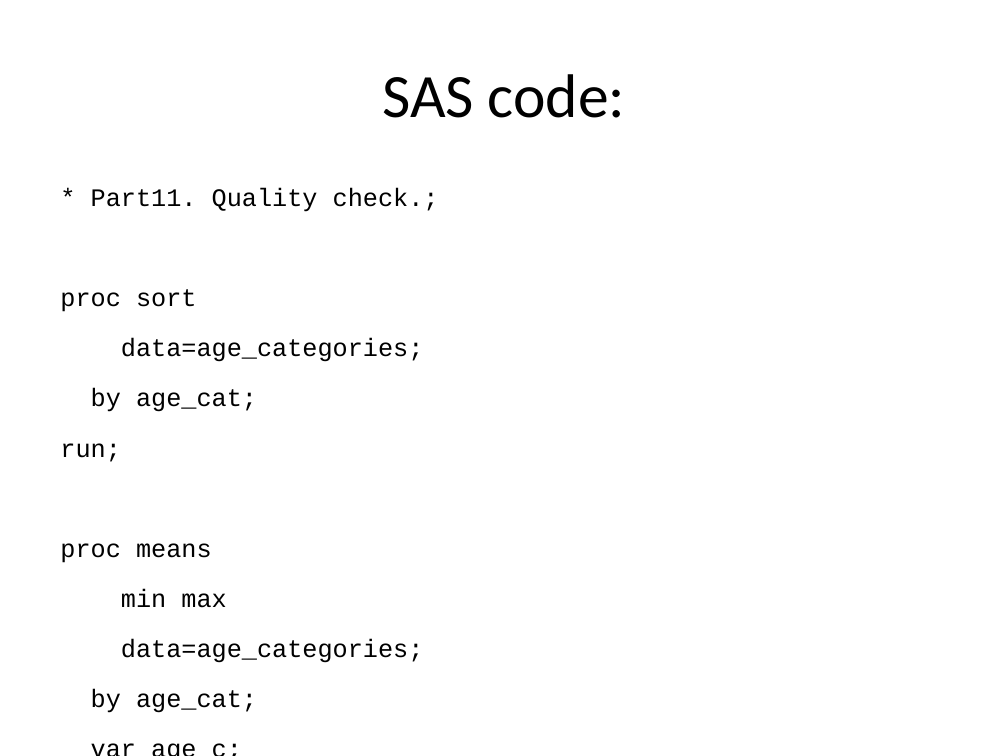
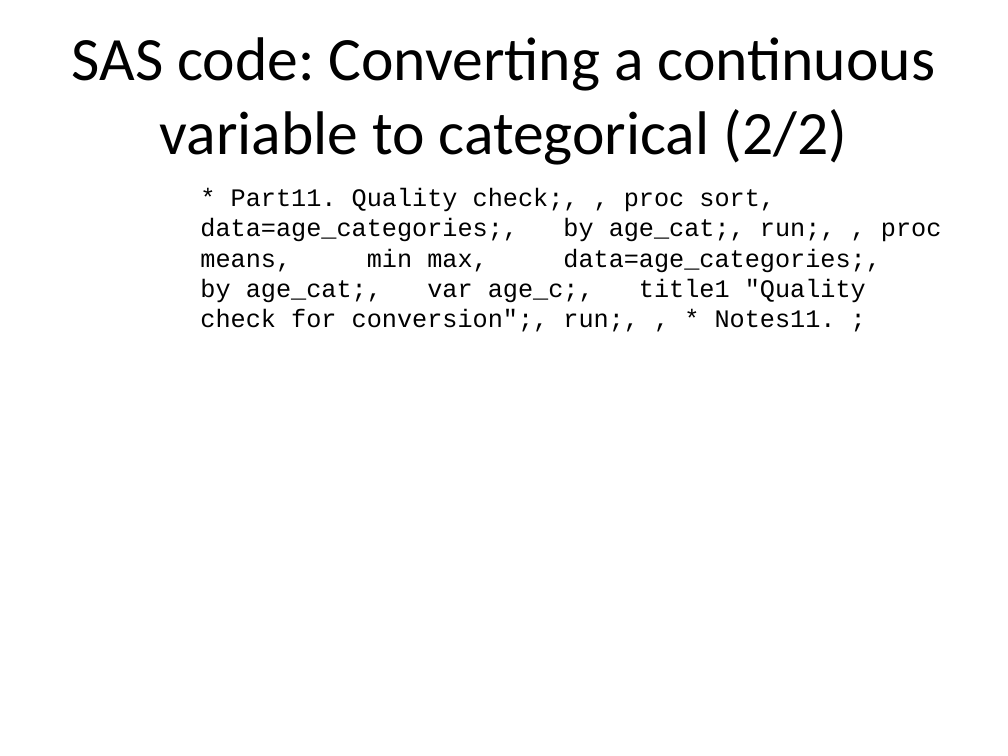
Before and after one commit to pmean/introduction-to-SAS, a slide deck: slide 22 of results/m04-slides-and-speaker-notes.pptx (slide 25 before the commit). Drawn at 1008x756 pixels with LibreOffice and Linux fonts; fonts in the diff are those of the drawing. Boxes give left, top, right and bottom in pixels: in the first picture for what was removed or moved away, otherwise in the second. Text is boxed around its words. In the diff, an @@ line names an element or a change of style, - is before the commit and + after.

```diff
--- a/results/m04-slides-and-speaker-notes.pptx
+++ b/results/m04-slides-and-speaker-notes.pptx
@@ title at <box>72,37,935,165</box>: text changed @@
-SAS code:
+SAS code: Converting a continuous variable to categorical (2/2)
@@ text at <box>200,188,941,332</box>: text changed @@
-* Part11. Quality check.;
-proc sort
-data=age_categories;
-by age_cat;
-run;
-proc means
-min max
-data=age_categories;
-by age_cat;
-var age_c;
-run;
+* Part11. Quality check;, , proc sort, data=age_categories;, by age_cat;, run;, , proc means, min max, data=age_categories;, by age_cat;, var age_c;, title1 "Quality check for conversion";, run;, , * Notes11. ;
```
Also in this commit, not shown: 36 other slides changed, 2 slides removed, 5 other files.
